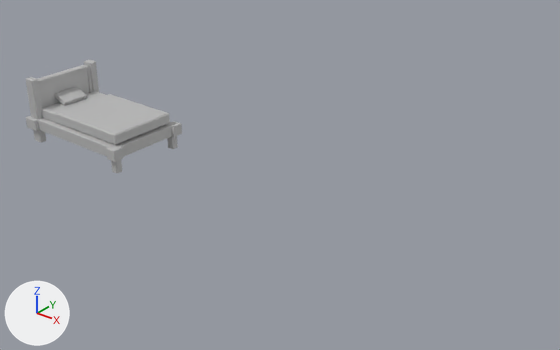
The FBX model Halycon Tavernv1/Assets/Assets/Tavern Assets/Tavern Objects/Bed.fbx: old version first, new version second.
Before and after are seen from a camera (50 mm lens) standing at (8.24, -4.65, 4.1) and looking at (2.75, 2.22, -0.16). Arrows for +X, +Y and +Z are at lower left; the lights stay in place.
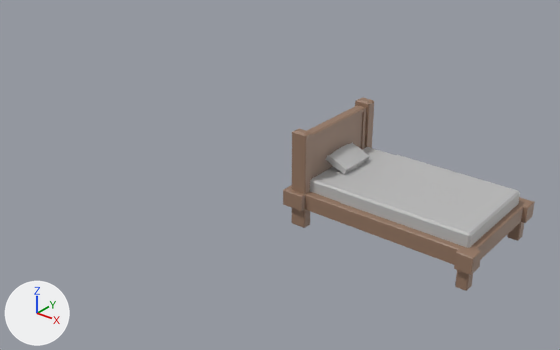
Where the change shows, as pixel boxes (x1, y1, x2, y2) in the pictures (560 x 350 px):
'pCube1', recoloured, moved, rescaled (61% wider, 70% taller): before (26, 60, 182, 174); after (283, 97, 535, 291)
'pasted__pCube2', moved, rescaled (56% wider, 84% taller): before (55, 94, 170, 144); after (340, 155, 520, 248)
'pCube2', moved, rescaled: before (41, 91, 141, 145); after (310, 147, 396, 202)
'pCube3', moved, rescaled (32% wider, 65% taller): before (54, 87, 87, 106); after (326, 142, 370, 174)

Edits to the bpy script that builds the scene:
```text
Add mat_wood:
    mat_wood = principled_material('wood')
    mat_wood.base_color = (0.303, 0.188, 0.126)  # brown #967863
Change me_mesh:
    where me_mesh.from_pydata(...)  # 408 vertices, 364 faces; spans x -0.53..0.5, y -3.46..7.01, z -0.5..0.49
    remove me_mesh.materials.append(mat_lambert1)  # grey #bcbcbc
    add me_mesh.materials.append(mat_wood)  # brown #967863
Change ob_pcube1:
    ob_pcube1.location: (0.0, 1.706, 0.0) -> (4.514, 2.347, 0.0)
    ob_pcube1.scale: (1.84, 0.0894, 1.22) -> (2.31, 0.113, 1.54)
Change ob_pasted__pcube2:
    ob_pasted__pcube2.location: (0.0, -54.56, -170.6) -> (451.0, -56.52, -234.7)
    ob_pasted__pcube2.scale: (5.11, 0.473, 3.14) -> (6.43, 0.596, 3.96)
Change ob_pcube3:
    ob_pcube3.location: (-0.689, 1.706, 0.252) -> (3.669, 2.347, 0.293)
    ob_pcube3.scale: (0.00701, 0.00248, 0.0127) -> (0.00883, 0.00312, 0.016)
Change ob_pcube2:
    ob_pcube2.location: (0.005, 1.714, 0.115) -> (4.519, 2.355, 0.115)
    ob_pcube2.scale: (0.0511, 0.00473, 0.0314) -> (0.0643, 0.00596, 0.0396)
```
